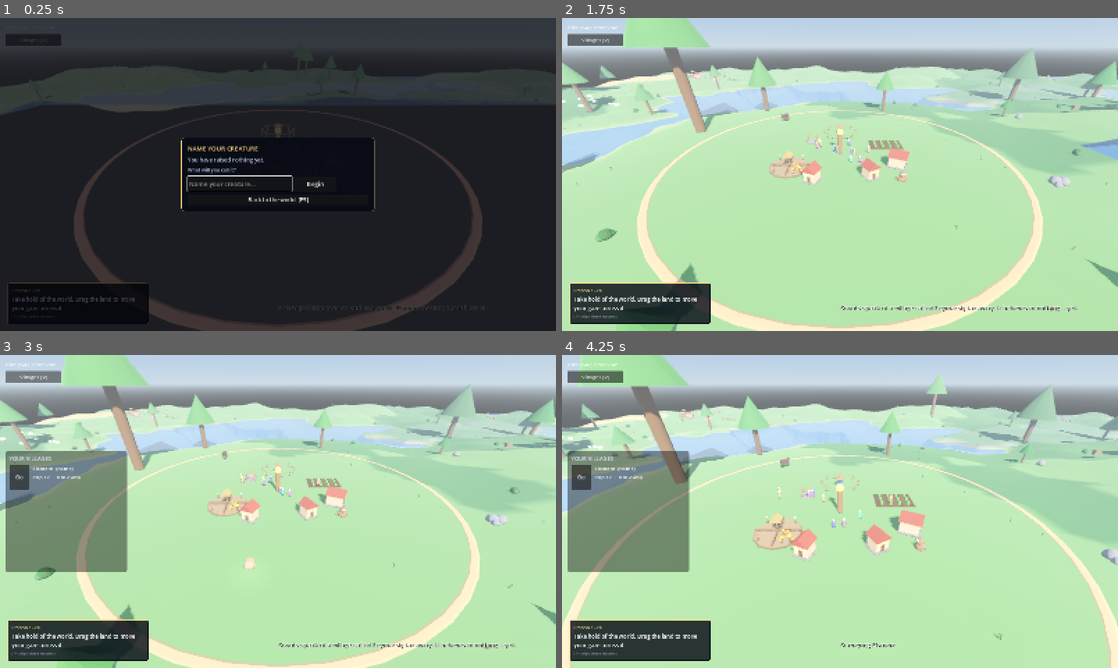
Above: before the commit, frames 1-4 (two rows, left to right).
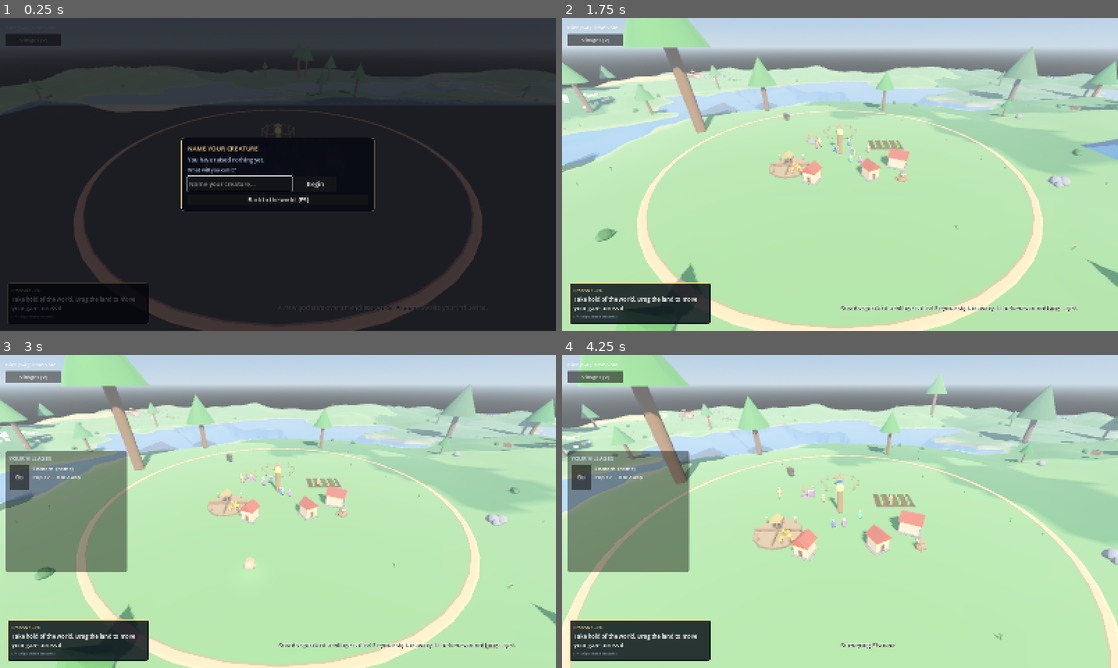
Above: after the commit, the same moments.

Repository: tjloman/tjloman
Game: Godot game, scene res://scenes/main.tscn
Same seed, same stepped clock (60 frames per second), same inputs: the game is played once before the commit and once after it.
Inputs (mouse positions are in pixels of both pictures, inside the frame that each line leads up to):
- Up to frame 1 (0.25 s): no input
- Up to frame 2 (1.75 s): click (801, 183) at 0.52 s; type "Alex" at 0.6 s; click "Begin" at 1.25 s
- Up to frame 3 (3 s): tap Enter at 2 s; move the mouse to (250, 574) at 2.02 s; hold Up 2.03-2.75 s; hold S (cam_back) 2.03-2.75 s; click (250, 574) at 2.17 s; click "Villages [V]" at 2.75 s
- Up to frame 4 (4.25 s): click "Go" at 3.5 s

The runs differ from the first frame. In frame 1, less than 0.1% of the frame differs, in the area x 22-23%, y 15-16%; in frame 2, 0.2%; in frame 3, 0.2%; in frame 4, 0.2%, in the area x 0-98%, y 16-40%.

Commit message:
Animate herds once for everybody, not once each
A herd cannot animate per beast. Two hundred reindeer cannot hold two
hundred AnimationPlayers, and they cannot each evaluate their own sine
waves either — that is the same cost-scales-with-head-count trap the herd
was built to climb out of, moved one layer down. The first pass had
exactly that in it: six hundred trigonometric calls a tick for one
two-hundred-head herd.

So the work is done per MOTION. There are six of them and twelve phase
offsets within each, and once a tick whichever herd ticks first builds the
whole table — seventy-two poses, for every herd in the world, whatever
they hold. A member computes nothing. It carries two small integers, which
motion and which offset, and looks its pose up. Twenty head and two
thousand head cost the same to pose.

The motion names ARE ModelAnimator's semantic states, and that is the
point rather than a convenience: a member grazing as a number becomes a
grazing animal when it is promoted, and hands the state back when it is
demoted. Without that a beast stands up and wanders the moment it crosses
forty metres, which is a visible seam exactly where the player is closest.

A herd has a MOOD; a beast does not. The mood decides the PROPORTIONS its
members are dealt their motions in, and those proportions are the whole
look of the thing: a grazing herd is not a herd all grazing, it is heads
down mostly, a few walking to better grass, a couple standing with heads
up, one or two lying down. A fleeing herd is nearly all running but not
quite, because the one that has not noticed yet is what makes the rest
look alarmed.

A mood change ripples rather than switching. It is a fixed number of TICKS
across, not a fixed number of head per tick — measured first at twelve a
tick, which took a two-hundred-head herd three and a half seconds to all
start running. That does not read as alarm, it reads as indifference. Now
it crosses in 0.8 seconds whether the herd is twenty head or two thousand.

Checked: all six moods sum to one, a two-hundred-head deal lands within
two points of the table, and the per-tick pose count is flat at 72.

Co-Authored-By: Claude Opus 5 <noreply@anthropic.com>
Claude-Session: https://claude.ai/code/session_01NqBKfyc5c6bViy6kUi2S7P

Diff:
--- a/scripts/animals/herd.gd
+++ b/scripts/animals/herd.gd
@@ -58,6 +58,28 @@
 	"elk": [1, 1, 0],
 }
 
+## THE SEAM BETWEEN NUMBER AND ANIMAL, in both directions. HerdMotion's motion
+## names are ModelAnimator's semantic states, so a grazing member becomes a
+## grazing animal and back again without anybody visibly changing their mind.
+const AS_STATE := {
+	"graze": Animal.State.GRAZE,
+	"walk": Animal.State.WANDER,
+	"run": Animal.State.FLEE,
+	"play": Animal.State.WANDER,
+	"idle": Animal.State.IDLE,
+	"sleep": Animal.State.IDLE,
+}
+const AS_MOTION := {
+	Animal.State.GRAZE: "graze",
+	Animal.State.GO_FORAGE: "graze",
+	Animal.State.WANDER: "walk",
+	Animal.State.FLEE: "run",
+	Animal.State.CHASE: "run",
+	Animal.State.GO_DRINK: "walk",
+	Animal.State.DRINKING: "graze",
+	Animal.State.IDLE: "idle",
+}
+
 ## HOW CLOSE A BEAST MUST BE to stop being a number and become an animal, and
 ## how far it must wander back out before it is demoted again. The gap between
 ## the two is not fussiness: without it a beast hovering exactly on the line
@@ -75,6 +97,13 @@
 ## re-sampled per tick. Both are constants, and that is the point.
 const SHUFFLE_EVERY := 0.2
 const GROUNDS_PER_TICK := 12
+
+## HOW MANY TICKS A MOOD TAKES TO CROSS A HERD. A fixed number of ticks, not a
+## fixed number of head per tick: at twelve a tick a two-hundred-head herd took
+## three and a half seconds to all start running, which does not read as alarm,
+## it reads as indifference. Four ticks is a ripple you can watch cross the mass
+## in under a second whether the herd is twenty head or two thousand.
+const RIPPLE_TICKS := 4
 
 ## How far a herd drifts from where it was seeded, and how long it grazes one
 ## patch before moving on.
@@ -93,6 +122,12 @@
 var species := ""
 var world: WorldGen = null
 var head := 0
+
+## WHAT THE HERD IS DOING, as one word. It is the herd that has a mood, not the
+## beast: the mood decides the PROPORTIONS in which its members are dealt their
+## motions, and those proportions are what make a mass of boxes read as a herd
+## rather than as a formation. See HerdMotion.MOODS.
+var mood := "graze"
 
 var _members: Array[Dictionary] = []
 var _mm: MultiMesh = null
@@ -103,6 +138,7 @@
 var _shuffle_left := 0.0
 var _ground_cursor := 0
 var _spread := 0.0
+var _redeal_left := 0
 
 
 ## Roll the head count for a species. Public so the seeding code and the smoke
@@ -142,8 +178,12 @@
 		var r := sqrt(randf()) * _spread
 		_members.append({
 			"offset": Vector2(cos(a) * r, sin(a) * r),
-			"sway": randf() * TAU,
-			"rate": randf_range(0.25, 0.6),
+			# TWO SMALL INTEGERS ARE THE WHOLE ANIMATION STATE of a member:
+			# which motion it is playing and which phase offset it plays it at.
+			# Everything else is looked up from a table HerdMotion builds once
+			# a tick for the entire world. See that file for why.
+			"motion": HerdMotion.draw_motion(mood, randf()),
+			"slot": randi() % HerdMotion.SLOTS,
 			"facing": randf() * TAU,
 			# Started at the herd's own ground rather than at zero, and refined
 			# by the round-robin afterwards. Sampling two hundred heights in the
@@ -189,6 +229,7 @@
 	if _shuffle_left <= 0.0:
 		_shuffle_left = SHUFFLE_EVERY * stride
 		_resample_grounds(GROUNDS_PER_TICK)
+		_redeal(ceili(float(_members.size()) / float(RIPPLE_TICKS)))
 		_write_transforms()
 		_tend_agents()
 
@@ -214,7 +255,10 @@
 	var to := _target - global_position
 	to.y = 0.0
 	if to.length() < 0.5:
-		return
+		# Arrived. Heads go down, and the mix of motions changes with them.
+		set_mood("graze")
+		return
+	set_mood("move")
 	global_position += to.normalized() * minf(pace * delta, to.length())
 
 
@@ -234,7 +278,11 @@
 func _write_transforms() -> void:
 	if _mm == null:
 		return
-	var t := float(Time.get_ticks_msec()) * 0.001
+	# ONE TABLE FOR THE WHOLE WORLD, built by whichever herd ticks first this
+	# frame. Everything below is a lookup and some adds — no trigonometry runs
+	# per member, which is the difference between a herd of two hundred costing
+	# what a herd of twenty costs and it costing ten times as much.
+	HerdMotion.refresh(float(Time.get_ticks_msec()) * 0.001)
 	var here := global_position
 	for i in _members.size():
 		var m := _members[i]
@@ -245,14 +293,33 @@
 		if m["agent"] != null or m["dead"]:
 			_mm.set_instance_transform(i, Transform3D().scaled(Vector3.ZERO))
 			continue
-		var sway: float = m["sway"] + t * float(m["rate"])
+		var p: Vector4 = HerdMotion.pose(m["motion"], m["slot"])
 		var off: Vector2 = m["offset"]
-		var p := Vector3(off.x + cos(sway) * 0.35,
-			float(m["ground"]) - here.y,
-			off.y + sin(sway * 0.8) * 0.35)
-		var turn := Basis(Vector3.UP, float(m["facing"]) + cos(sway * 0.5) * 0.25)
-		_mm.set_instance_transform(i, Transform3D(turn, p))
+		var turn := Basis.from_euler(Vector3(p.y, float(m["facing"]) + p.w, p.z))
+		_mm.set_instance_transform(i, Transform3D(turn, Vector3(
+			off.x, float(m["ground"]) - here.y + p.x, off.y)))
 		_mm.set_instance_color(i, Color(1, 1, 1))
+
+
+## THE MOOD CHANGED, so everybody is dealt a new motion — but NOT all in the
+## same frame. A herd startling is a ripple that crosses it, and re-dealing the
+## whole formation at once looks like a switch being thrown. Members are re-dealt
+## a slice at a time on the same round-robin the ground heights ride.
+func set_mood(to: String) -> void:
+	if to == mood:
+		return
+	mood = to
+	_redeal_left = _members.size()
+
+
+func _redeal(how_many: int) -> void:
+	if _redeal_left <= 0 or _members.is_empty():
+		return
+	for i in mini(how_many, _redeal_left):
+		var m := _members[_redeal_left - 1]
+		if not m["dead"]:
+			m["motion"] = HerdMotion.draw_motion(mood, randf())
+		_redeal_left -= 1
 
 
 ## PROMOTION. The handful of head nearest the camera become real beasts, up to
@@ -279,6 +346,9 @@
 		m["offset"] = Vector2(local.x, local.z)
 		m["ground"] = agent.global_position.y
 		if agent.global_position.distance_to(focus) > DEMOTE_BEYOND:
+			# And hands back what it was doing, so the seam is silent in both
+			# directions: a beast that ran off keeps running as a number.
+			m["motion"] = AS_MOTION.get(agent.state, mood if mood != "move" else "walk")
 			agent.queue_free()
 			m["agent"] = null
 			_agents_afoot -= 1
@@ -298,6 +368,12 @@
 		# if it runs off it should not be dragged about by the formation.
 		get_parent().add_child(born)
 		born.global_position = p
+		# IT CARRIES ON DOING WHAT IT WAS DOING. Without this a grazing member
+		# stands up and wanders the moment it crosses forty metres, which is a
+		# visible seam exactly where the player is closest and most likely to
+		# be looking. The motion names are ModelAnimator's own vocabulary, so
+		# the far pose and the near clip are the same word.
+		born.state = AS_STATE.get(m["motion"], Animal.State.IDLE)
 		m["agent"] = born
 		_agents_afoot += 1
 
--- /dev/null
+++ b/scripts/animals/herd_motion.gd
@@ -0,0 +1,121 @@
+class_name HerdMotion
+extends RefCounted
+## THE HERD'S ANIMATION, WORKED OUT ONCE AND WORN BY EVERYBODY.
+##
+## A herd cannot animate per beast. Two hundred reindeer cannot hold two hundred
+## AnimationPlayers, and they cannot each evaluate their own sine waves either —
+## that is the same O(head count) trap the herd itself was built to climb out
+## of, moved one layer down.
+##
+## So the work is done per MOTION, not per animal. There are a handful of
+## motions and a fixed number of phase offsets within each, and once a tick this
+## builds the whole table: every motion at every offset, POSES_PER_TICK of them
+## all told. A member of the herd does not compute anything. It holds two small
+## integers — which motion, which offset — and looks its pose up. Two hundred
+## head and two thousand head cost exactly the same to pose, and the cost is a
+## constant somebody can read off the top of this file.
+##
+## THE MOTIONS ARE THE SAME NAMES THE REAL ANIMATIONS USE. `idle`, `graze`,
+## `walk`, `run`, `sleep`, `play` are ModelAnimator's semantic states, which is
+## what the promoted beasts near the camera actually play as GLB clips. That is
+## deliberate: a member grazing as a number goes on grazing as an animal when it
+## is promoted, instead of visibly changing its mind at forty metres.
+##
+## What a far pose can express is only what a single transform can hold — how
+## far up, and how it is turned. That is enough at the distance these are seen
+## from, and it is all a MultiMesh instance has.
+
+## How many distinct phase offsets exist within one motion. Twelve is enough
+## that a herd never looks like it is marching in step, and small enough that
+## the whole table is trivial.
+const SLOTS := 12
+
+## rate is cycles per second; the rest are amplitudes — metres for lift,
+## radians for the three turns.
+const MOTION := {
+	"idle": {"rate": 0.55, "lift": 0.035, "pitch": 0.02, "roll": 0.015, "yaw": 0.05},
+	"graze": {"rate": 0.40, "lift": 0.020, "pitch": 0.30, "roll": 0.020, "yaw": 0.12},
+	"walk": {"rate": 1.60, "lift": 0.075, "pitch": 0.05, "roll": 0.050, "yaw": 0.04},
+	"run": {"rate": 3.10, "lift": 0.170, "pitch": 0.12, "roll": 0.090, "yaw": 0.03},
+	"sleep": {"rate": 0.22, "lift": 0.012, "pitch": 0.05, "roll": 0.400, "yaw": 0.00},
+	"play": {"rate": 2.40, "lift": 0.240, "pitch": 0.22, "roll": 0.180, "yaw": 0.30},
+}
+
+## WHAT A HERD LOOKS LIKE WHEN IT IS DOING SOMETHING, as proportions.
+##
+## This is the part that matters for it reading as a herd rather than as a
+## formation. A grazing herd is not a herd all grazing: most have their heads
+## down, a few are walking to better grass, a couple are standing with their
+## heads up, and one or two are lying down. Those proportions ARE the look of
+## the thing. A fleeing herd is nearly all running — but not quite, because the
+## one that has not noticed yet is what makes the rest look alarmed.
+const MOODS := {
+	"graze": {"graze": 0.62, "walk": 0.18, "idle": 0.14, "sleep": 0.06},
+	"move": {"walk": 0.78, "idle": 0.12, "graze": 0.10},
+	"rest": {"sleep": 0.44, "idle": 0.36, "graze": 0.20},
+	"alert": {"idle": 0.72, "walk": 0.20, "graze": 0.08},
+	"flee": {"run": 0.92, "idle": 0.08},
+	# Cubs and calves, who do almost nothing else for their first year.
+	"young": {"play": 0.58, "idle": 0.22, "graze": 0.12, "sleep": 0.08},
+}
+
+## The whole per-tick cost of animating every herd in the world, posted where
+## anyone changing SLOTS or MOTION will see what they are changing.
+const POSES_PER_TICK := SLOTS * 6
+
+## motion name -> array of SLOTS poses. A pose is (lift, pitch, roll, yaw),
+## packed in a Vector4 because it is four floats and Godot has a type for that.
+static var _pose := {}
+static var _stamp := -1.0
+
+
+## Rebuild the table for this moment, if it has not been built already. Every
+## herd in the world calls this and only the first one in a given tick pays;
+## that is what "the same process" means here.
+static func refresh(now: float) -> void:
+	if absf(now - _stamp) < 0.0001:
+		return
+	_stamp = now
+	for name: String in MOTION:
+		var m: Dictionary = MOTION[name]
+		var row: Array[Vector4] = []
+		var rate: float = m["rate"]
+		for slot in SLOTS:
+			var ph := (now * rate + float(slot) / float(SLOTS)) * TAU
+			row.append(Vector4(
+				sin(ph) * float(m["lift"]),
+				# Pitch rides a half-rate wave so a grazing beast dips and holds
+				# rather than nodding like a toy.
+				(0.5 - 0.5 * cos(ph * 0.5)) * float(m["pitch"]),
+				sin(ph * 0.5) * float(m["roll"]),
+				sin(ph * 0.37) * float(m["yaw"])))
+		_pose[name] = row
+
+
+## The pose for one motion at one phase offset. Falls back to a dead-still pose
+## for a motion nobody has defined, rather than failing — a missing motion
+## should look wrong, not stop the herd drawing.
+static func pose(motion: String, slot: int) -> Vector4:
+	var row: Array = _pose.get(motion, [])
+	if row.is_empty():
+		return Vector4.ZERO
+	return row[slot % row.size()]
+
+
+## Deal one member a motion, given the herd's mood. The proportions are walked
+## as a cumulative range against a single random draw, so a herd of two hundred
+## comes out close to the table without anybody counting.
+static func draw_motion(mood: String, roll: float) -> String:
+	var mix: Dictionary = MOODS.get(mood, MOODS["graze"])
+	var seen := 0.0
+	for name: String in mix:
+		seen += float(mix[name])
+		if roll < seen:
+			return name
+	return "idle"
+
+
+## Every motion a mood can produce, so callers can check a mood is sane without
+## drawing from it a thousand times.
+static func motions_of(mood: String) -> Array:
+	return MOODS.get(mood, {}).keys()
